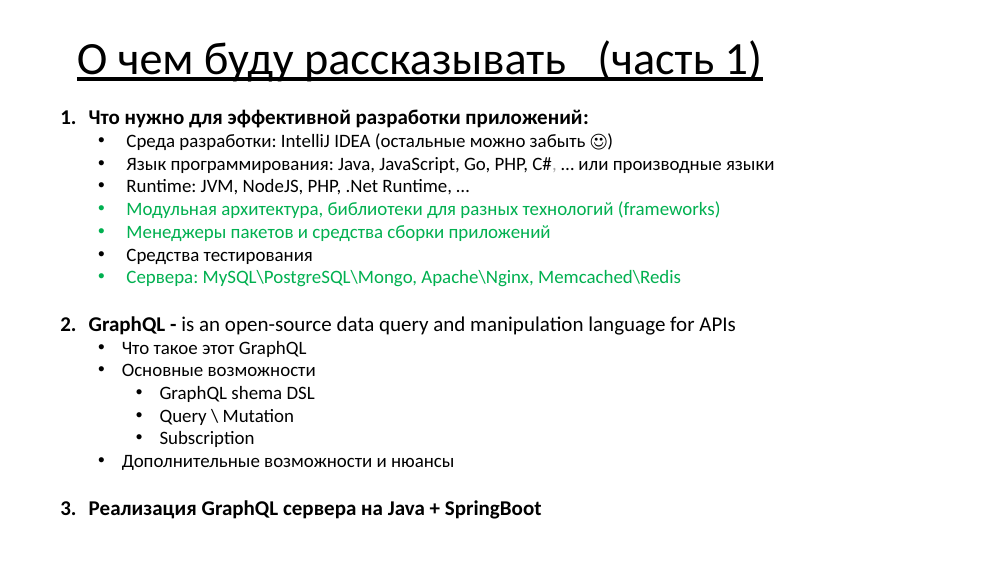
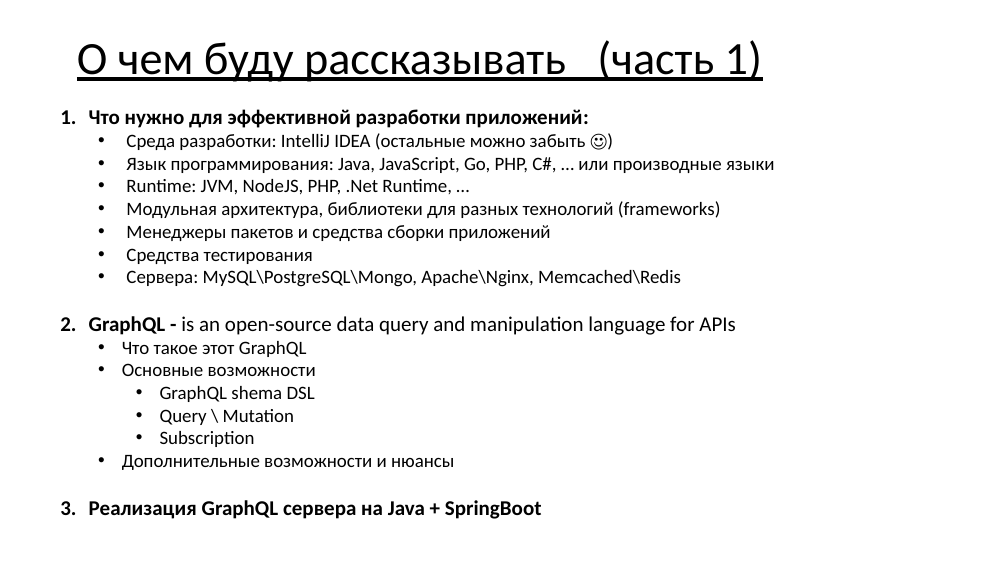
Before and after one commit to asbeseda/graphql-demo, a slide deck: slide 2 of graphql-spring-node.pptx. Drawn at 1008x567 pixels with LibreOffice and Linux fonts; fonts in the diff are those of the drawing. Boxes give left, top, right and bottom in pixels: in the first picture for what was removed or moved away, otherwise in the second. Text is boxed around its words. In the diff, an @@ line names an element or a change of style, - is before the commit and + after.

```diff
--- a/graphql-spring-node.pptx
+++ b/graphql-spring-node.pptx
@@ text at <box>126,157,774,287</box>: text colour #A6A6A6 to #000000 in "C#,"; text colour #00B050 to #000000 in "Модульная архитектура, библиотеки для разных технологий (fra ...", "Менеджеры пакетов и средства сборки приложений", "Сервера: MySQL\PostgreSQL\Mongo, Apache\Nginx, Memcached\Red ..." @@
```
Also in this commit, not shown: 1 other slide changed, 4 slides added.
